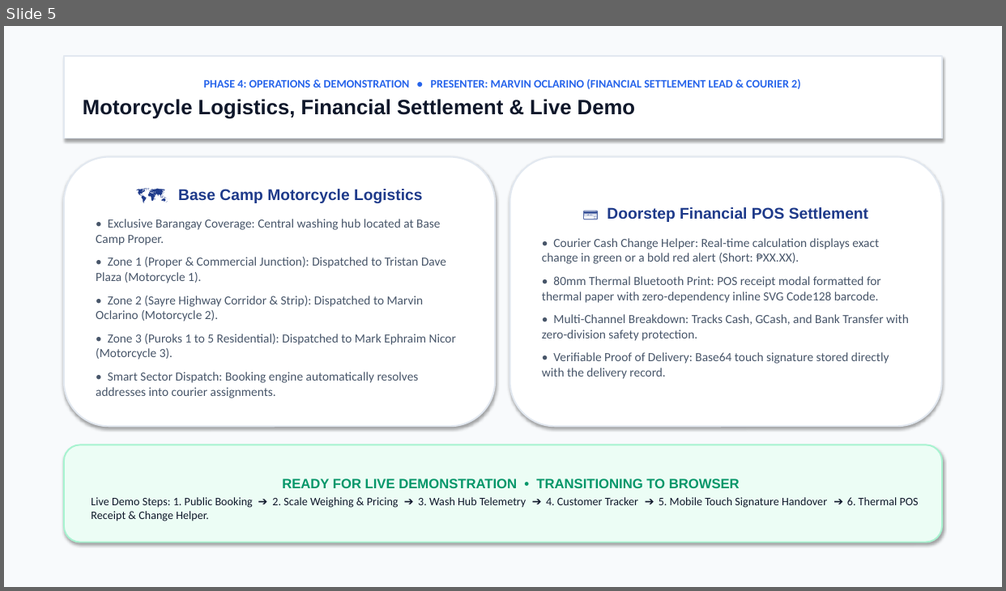
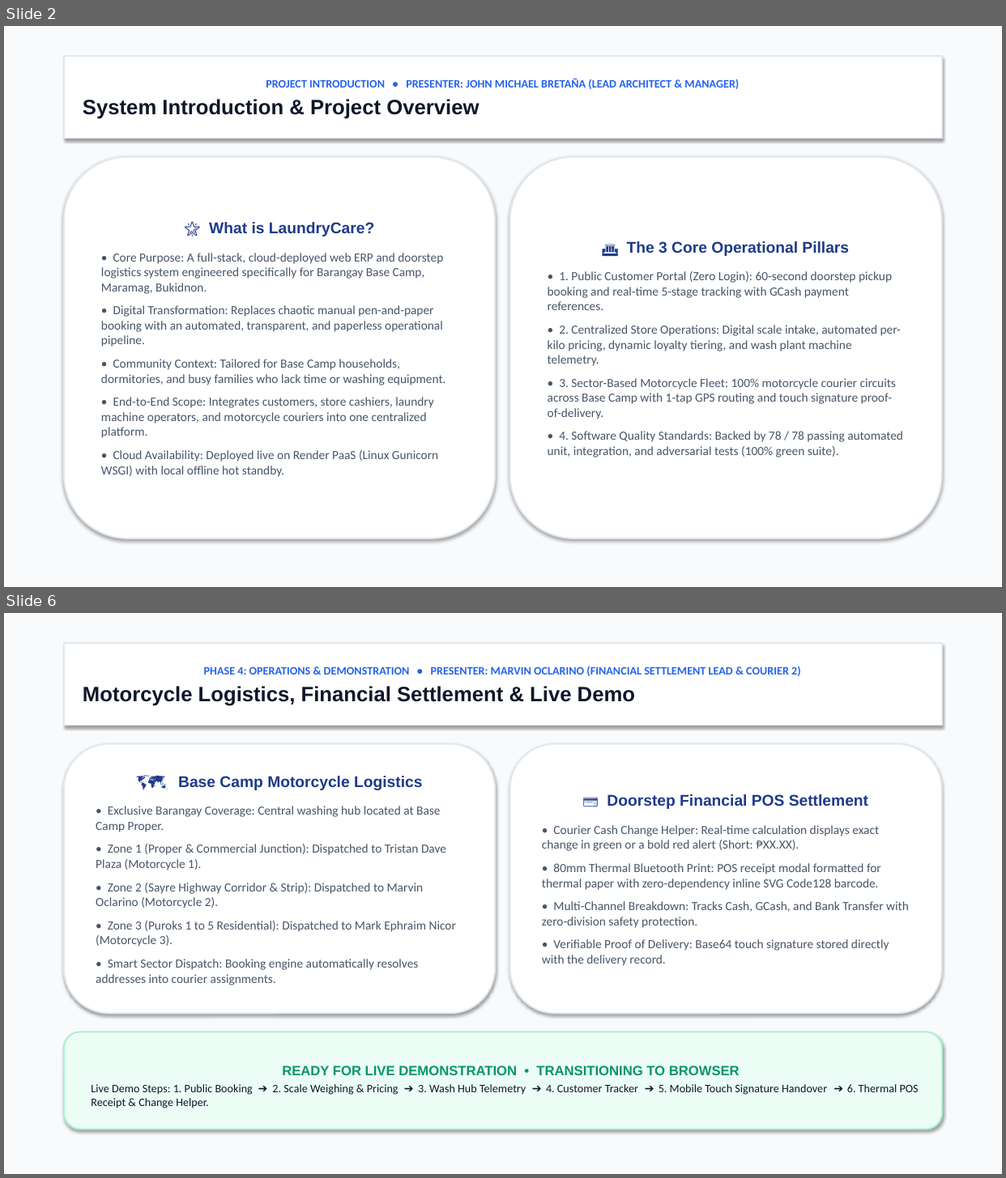
Before and after one commit to brets60/Laundry-Pickup-and-Delivery-Management-System, a slide deck: LaundryCare_Presentation.pptx. Shown one above the other, each under a label of ours: slide 5 before the commit, slides 2 and 6 after it; the slides between them are not shown. The pictures are 1006x591 and 1006x1178 pixels, drawn with LibreOffice and Linux fonts; fonts in the diff are those of the drawing. Boxes give left, top, right and bottom in pixels: in the first picture for what was removed or moved away, otherwise in the second. Text is boxed around its words. In the diff, an @@ line names an element or a change of style, - is before the commit and + after.

```diff
--- a/LaundryCare_Presentation.pptx
+++ b/LaundryCare_Presentation.pptx
@@ slide 2 added at box(4, 26, 1002, 587), background #FFFFFF @@
@@ rectangle added at box(4, 26, 1002, 587), fill #F8FAFC @@
@@ rectangle added at box(64, 56, 942, 139), fill #FFFFFF, outline #E2E8F0 1 pt, 11 pt, text #2563EB, bold @@
+PROJECT INTRODUCTION • PRESENTER: JOHN MICHAEL BRETAÑA (LEAD ARCHITECT & MANAGER)
+System Introduction & Project Overview
@@ rounded rectangle added at box(64, 157, 495, 539), fill #FFFFFF, outline #E2E8F0 1.5 pt, 12 pt, text #475569 @@
+🌟 What is LaundryCare?
+• Core Purpose: A full-stack, cloud-deployed web ERP and doorstep logistics system engineered specifically for Barangay Base Camp, Maramag, Bukidnon.
+• Digital Transformation: Replaces chaotic manual pen-and-paper booking with an automated, transparent, and paperless operational pipeline.
+• Community Context: Tailored for Base Camp households, dormitories, and busy families who lack time or washing equipment.
+• End-to-End Scope: Integrates customers, store cashiers, laundry machine operators, and motorcycle couriers into one centralized platform.
+• Cloud Availability: Deployed live on Render PaaS (Linux Gunicorn WSGI) with local offline hot standby.
@@ rounded rectangle added at box(510, 157, 942, 539), fill #FFFFFF, outline #E2E8F0 1.5 pt, 12 pt, text #475569 @@
+🏛️ The 3 Core Operational Pillars
+• 1. Public Customer Portal (Zero Login): 60-second doorstep pickup booking and real-time 5-stage tracking with GCash payment references.
+• 2. Centralized Store Operations: Digital scale intake, automated per-kilo pricing, dynamic loyalty tiering, and wash plant machine telemetry.
+• 3. Sector-Based Motorcycle Fleet: 100% motorcycle courier circuits across Base Camp with 1-tap GPS routing and touch signature proof-of-delivery.
+• 4. Software Quality Standards: Backed by 78 / 78 passing automated unit, integration, and adversarial tests (100% green suite).
@@ what was slide 5 is now slide 6 @@
```
Also in this commit, not shown: 24 other files.
